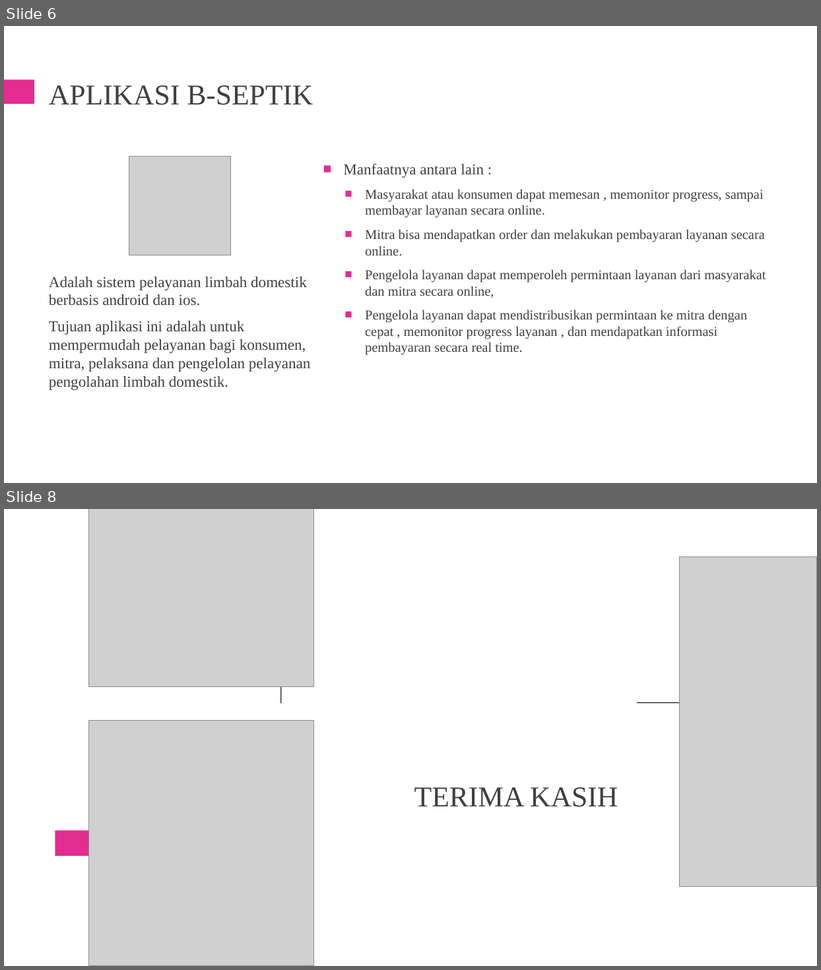
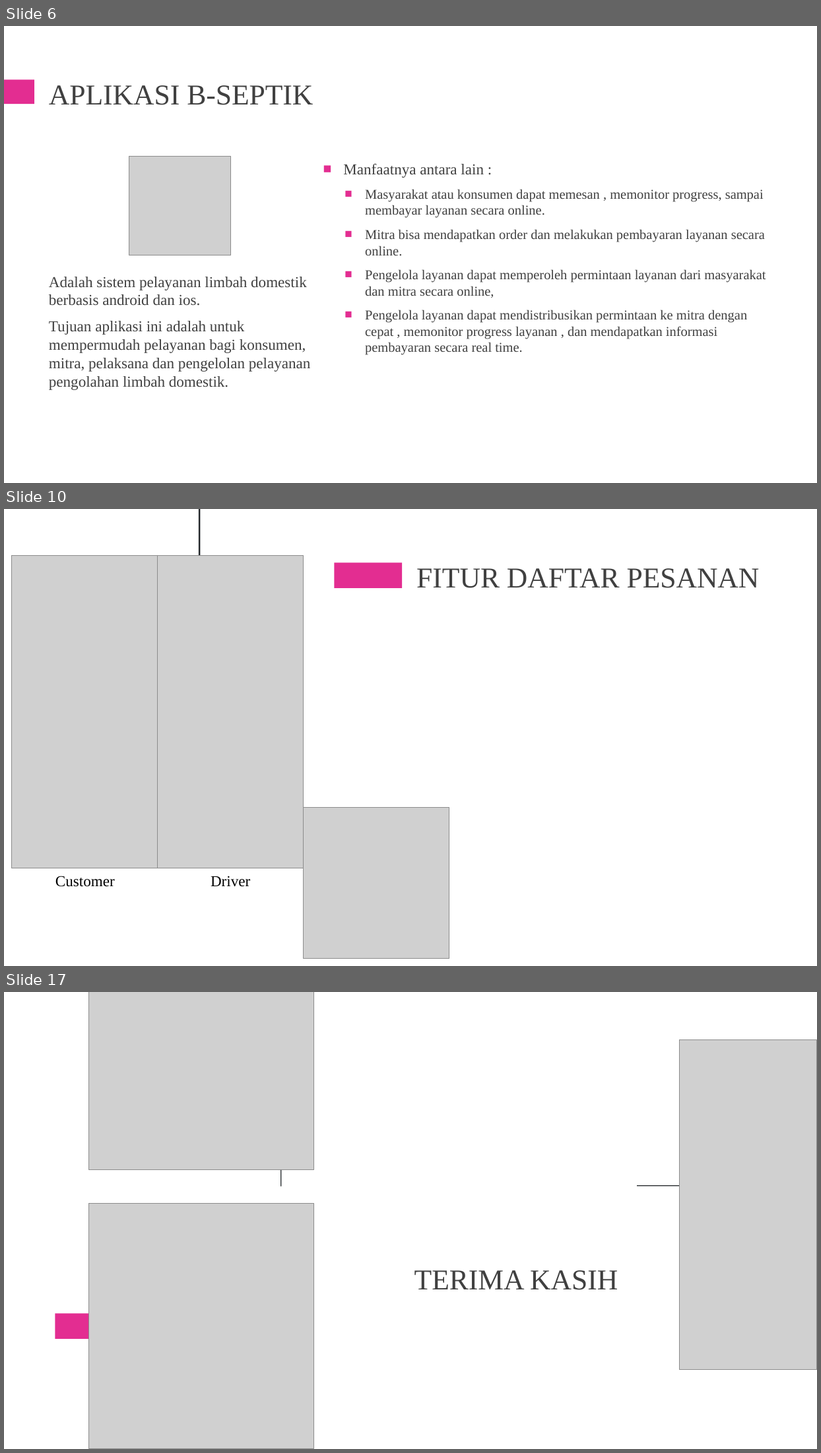
Before and after one commit to palindungan/file_penting_cadangan, a slide deck: PKL Industri 2020/magang_ppt.pptx. Shown one above the other, each under a label of ours: slides 6 and 8 before the commit, slides 6, 10 and 17 after it; the slides between them are not shown. The pictures are 821x970 and 821x1453 pixels, drawn with LibreOffice and Linux fonts; fonts in the diff are those of the drawing; grey boxes stand for pictures. Boxes give left, top, right and bottom in pixels: in the first picture for what was removed or moved away, otherwise in the second. Text is boxed around its words. In the diff, an @@ line names an element or a change of style, - is before the commit and + after.

```diff
--- a/PKL Industri 2020/magang_ppt.pptx
+++ b/PKL Industri 2020/magang_ppt.pptx
@@ slide 10 added at (4,509,817,966), background #FFFFFF @@
@@ rectangle added at (199,509,201,679), fill #24282B @@
@@ picture added at (12,556,158,869) @@
@@ picture added at (158,556,304,869) @@
@@ rectangle added at (335,562,403,588), fill #E32D91 @@
@@ title added at (416,568,760,588), 34 pt, text #404040 @@
+FITUR DAFTAR PESANAN
@@ picture added at (304,808,450,959) @@
@@ text added at (55,876,115,887), 18 pt, text #000000 @@
+Customer
@@ text added at (211,876,250,887), 18 pt, text #000000 @@
+Driver
@@ what was slide 8 is now slide 17 @@
```
Also in this commit, not shown: 9 other slides added, 1 slide removed.
